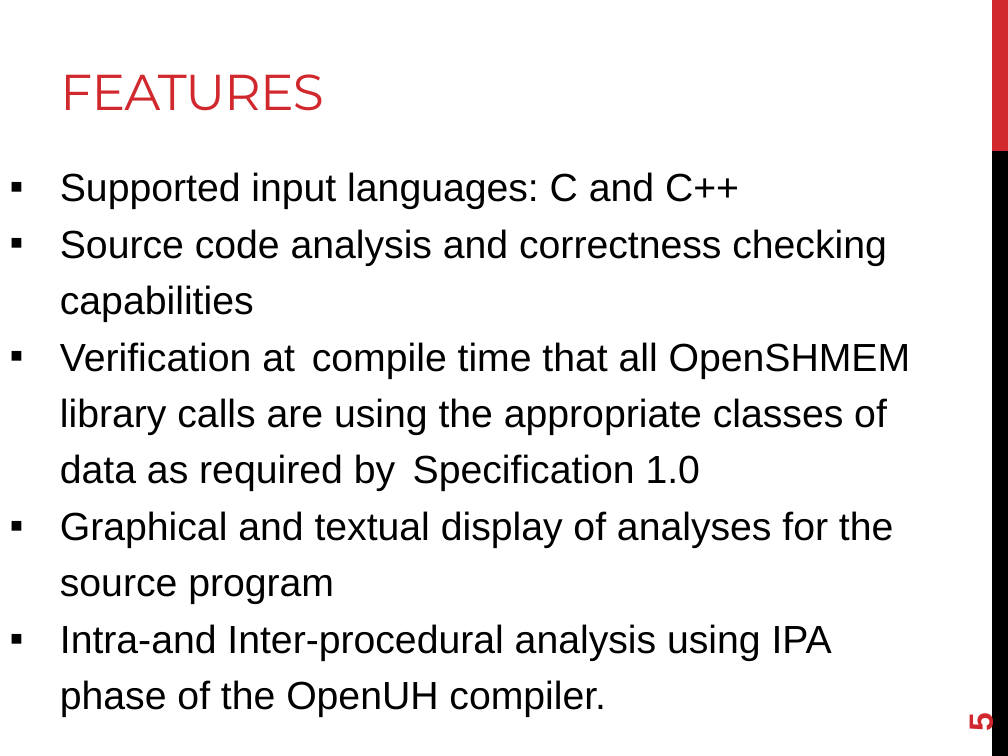
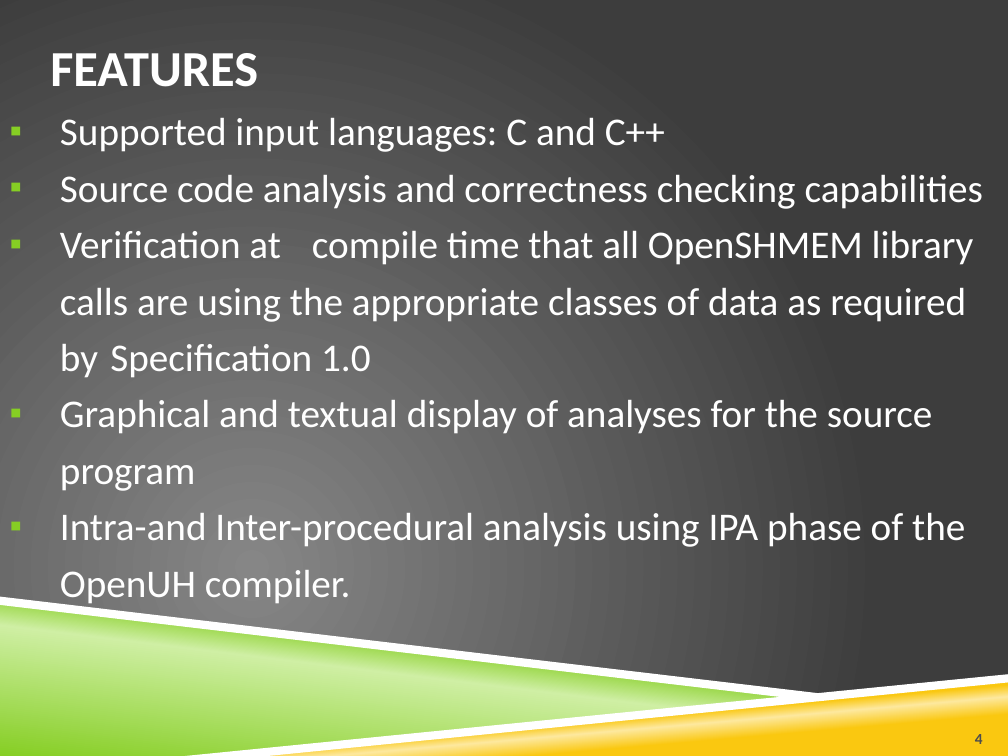
Before and after one commit to openshmem-org/sc14-tutorial, a slide deck: slide 4 of SHMEM-Analyzer.pptx (slide 5 before the commit). Drawn at 1008x756 pixels with LibreOffice and Linux fonts; fonts in the diff are those of the drawing; background and template pictures are left out. Boxes give left, top, right and bottom in pixels: in the first picture for what was removed or moved away, otherwise in the second. Text is boxed around its words. In the diff, an @@ line names an element or a change of style, - is before the commit and + after.

```diff
--- a/SHMEM-Analyzer.pptx
+++ b/SHMEM-Analyzer.pptx
@@ background #FFFFFF to picture (left out) @@
@@ title "FEATURES" at (x1=50, y1=53, x2=258, y2=87): font Montserrat to Calibri, text colour #D1282E to #FFFFFF, letter spacing -0.6 to 0 pt, bold on; vertical alignment bottom to middle @@
@@ rectangle removed at (x1=992, y1=0, x2=1008, y2=151) @@
@@ text "Supported input languages: C and ..." moved from (x1=60, y1=172, x2=911, y2=717) to (x1=60, y1=118, x2=983, y2=607) @@
@@ text "Supported input languages: C and ..." at (x1=60, y1=118, x2=983, y2=607): font Arial to Calibri, text colour #000000 to #FFFFFF @@
@@ rectangle removed at (x1=992, y1=151, x2=1008, y2=756) @@
@@ freeform shape added at (x1=0, y1=597, x2=839, y2=699), fill #FFFFFF @@
@@ freeform shape added at (x1=0, y1=602, x2=798, y2=756), fill gradient #86CE24 to #CFEFA4 @@
@@ freeform shape added at (x1=185, y1=674, x2=1008, y2=756), fill #FFFFFF @@
@@ freeform shape added at (x1=200, y1=677, x2=1008, y2=756), fill gradient #FAC810 to #FDE99F @@
@@ page number removed at (x1=962, y1=714, x2=1000, y2=732) @@
-5
@@ page number added at (x1=975, y1=734, x2=983, y2=744), 11 pt, text #4D4D4D, bold @@
+4
```
Also in this commit, not shown: 11 other slides changed, 1 other file.
